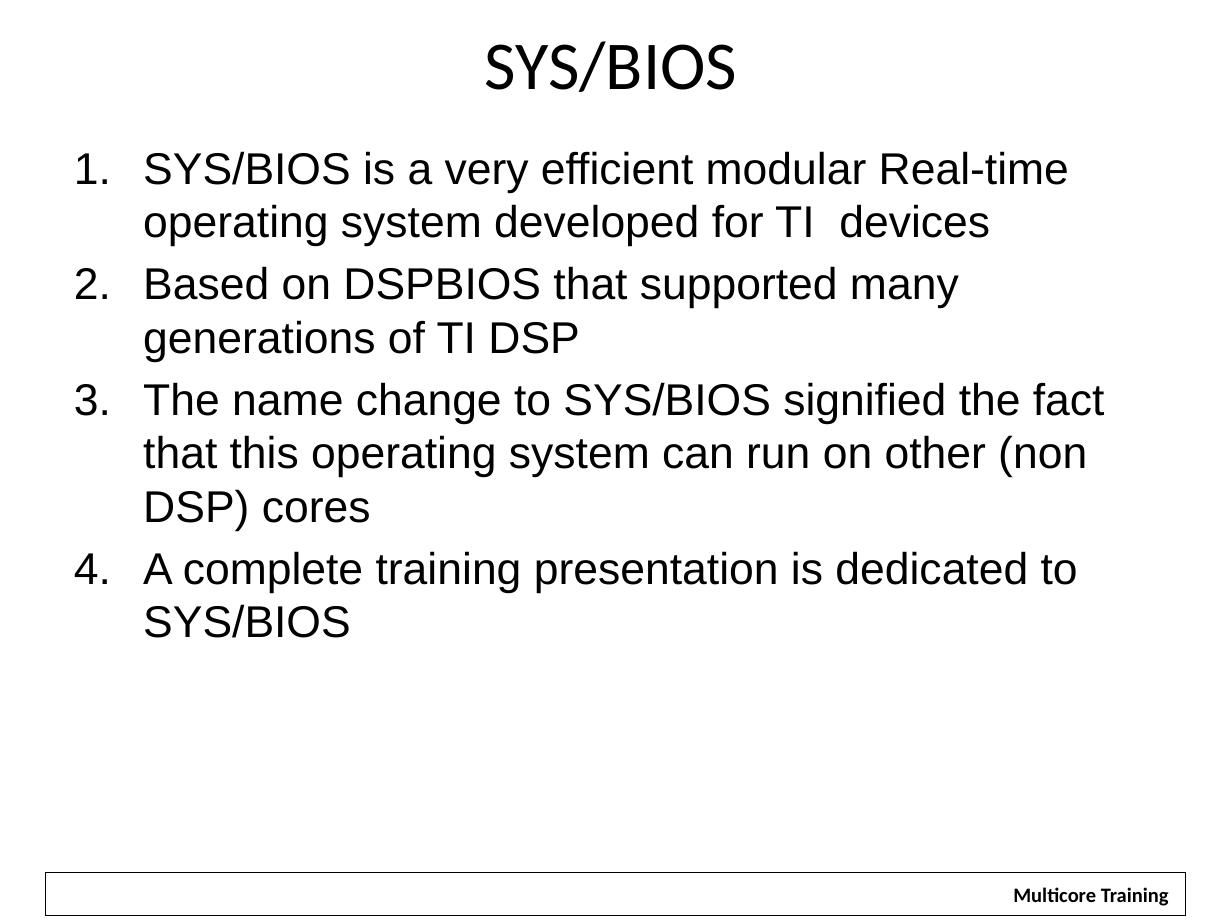
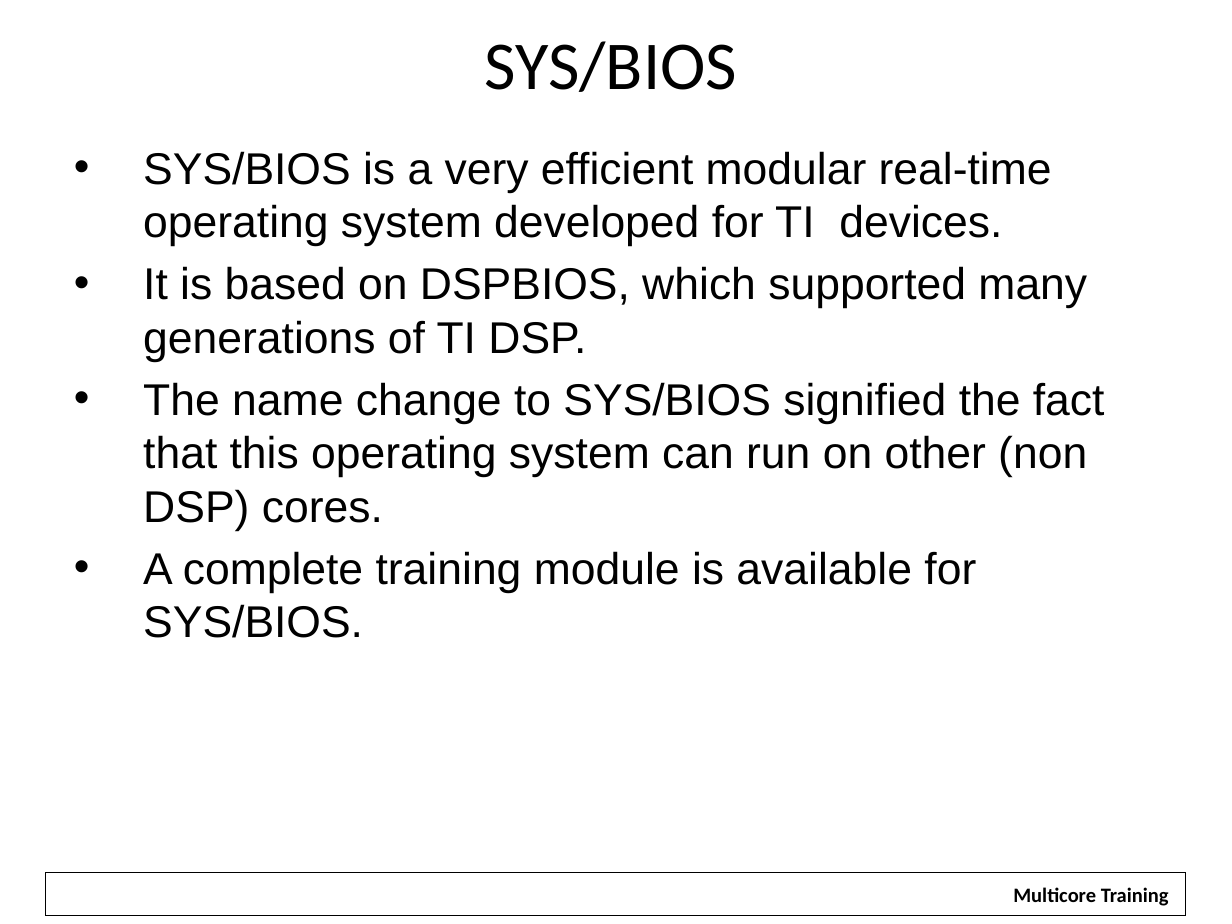
Before and after one commit to hari1989/keystone-workshop, a slide deck: slide 15 of preliminary/Working/presentations/KS1-2 SW Overview.pptx. Drawn at 1232x924 pixels with LibreOffice and Linux fonts; fonts in the diff are those of the drawing; background and template pictures are left out. Boxes give left, top, right and bottom in pixels: in the first picture for what was removed or moved away, otherwise in the second. Text is boxed around its words. In the diff, an @@ line names an element or a change of style, - is before the commit and + after.

Commit message:
Edits RJH

```diff
--- a/preliminary/Working/presentations/KS1-2 SW Overview.pptx
+++ b/preliminary/Working/presentations/KS1-2 SW Overview.pptx
@@ text at bbox=[143, 151, 1105, 638]: text changed @@
-1. SYS/BIOS is a very efficient modular Real-time operating system developed for TI devices
-2. Based on DSPBIOS that supported many generations of TI DSP
-3. The name change to SYS/BIOS signified the fact that this operating system can run on other (non DSP) cores
-4. A complete training presentation is dedicated to SYS/BIOS
+• SYS/BIOS is a very efficient modular real-time operating system developed for TI devices.
+• It is based on DSPBIOS, which supported many generations of TI DSP.
+• The name change to SYS/BIOS signified the fact that this operating system can run on other (non DSP) cores.
+• A complete training module is available for SYS/BIOS.
```
Also in this commit, not shown: 12 other slides changed.
